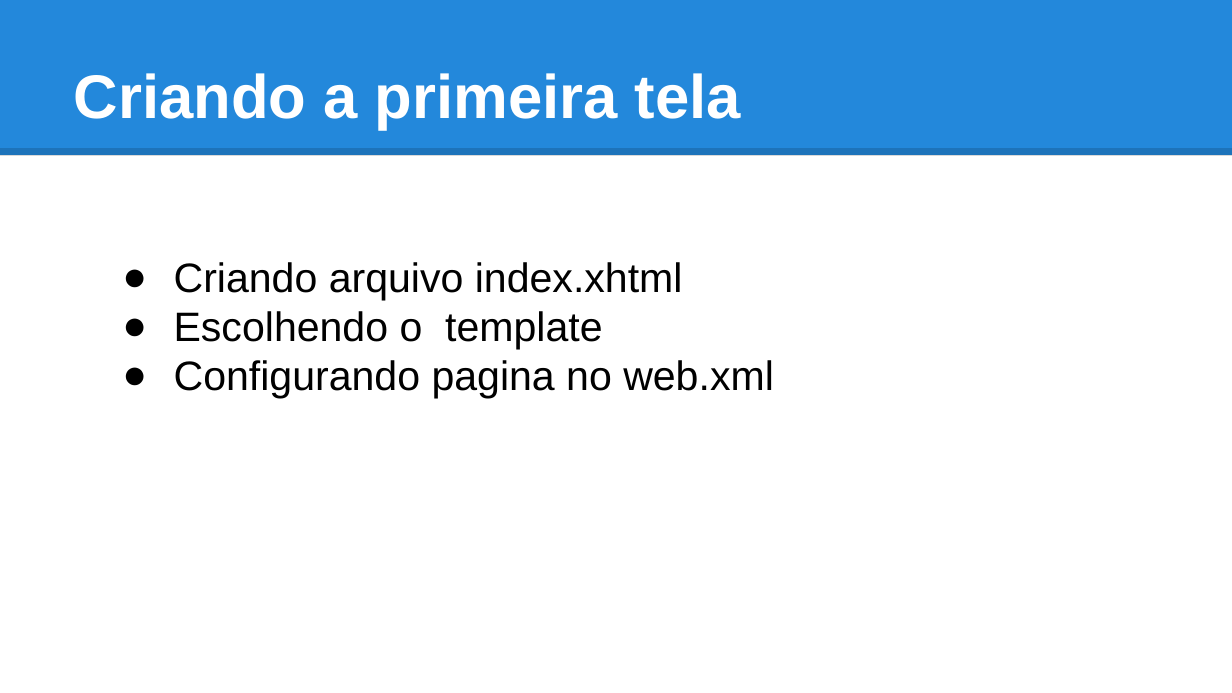
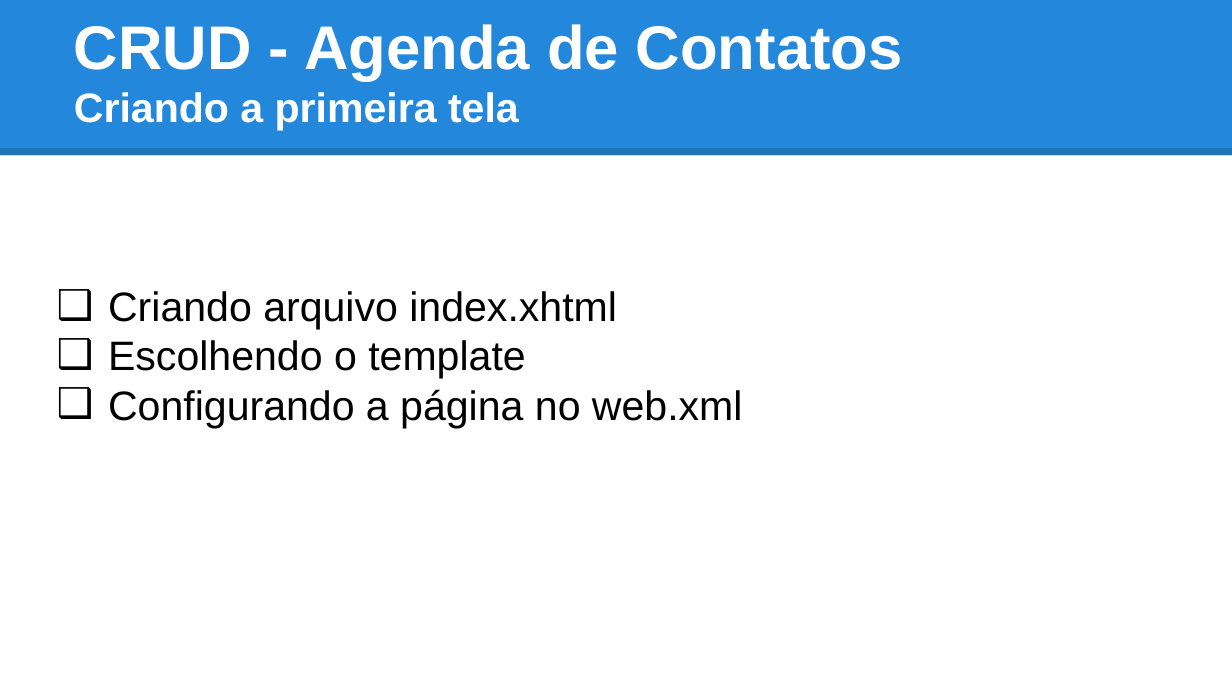
Before and after one commit to tiagogoncalves/jsf_workshop, a slide deck: slide 41 of apresentacao/slide_jsf_prime_faces.pptx (slide 40 before the commit). Drawn at 1232x693 pixels with LibreOffice and Linux fonts; fonts in the diff are those of the drawing. Boxes give left, top, right and bottom in pixels: in the first picture for what was removed or moved away, otherwise in the second. Text is boxed around its words. In the diff, an @@ line names an element or a change of style, - is before the commit and + after.

```diff
--- a/apresentacao/slide_jsf_prime_faces.pptx
+++ b/apresentacao/slide_jsf_prime_faces.pptx
@@ title at (74, 24, 903, 131): text changed @@
-Criando a primeira tela
+CRUD - Agenda de Contatos
+Criando a primeira tela
@@ text "Criando arquivo index.xhtml": place and size @@
-text "Criando arquivo index.xhtml" at (174, 262, 774, 399)
+text "Criando arquivo index.xhtml" at (108, 291, 743, 428)
@@ text at (108, 291, 617, 379): bullet ● to ❑ @@
@@ text at (108, 389, 743, 428): text changed @@
-● Configurando pagina no web.xml
+❑ Configurando a página no web.xml
```
Also in this commit, not shown: 21 other slides changed, 6 slides added, 1 slide removed, 2 other files.
